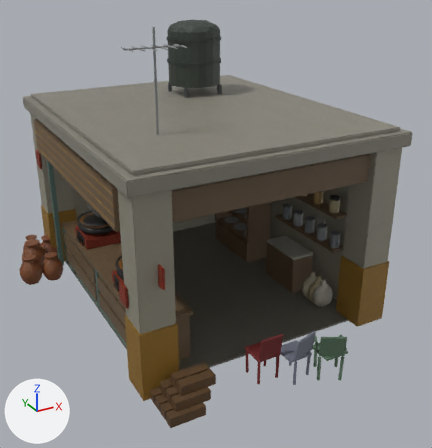
Two versions of the glTF model public/assets/models/halwai_compound.glb, one commit apart.
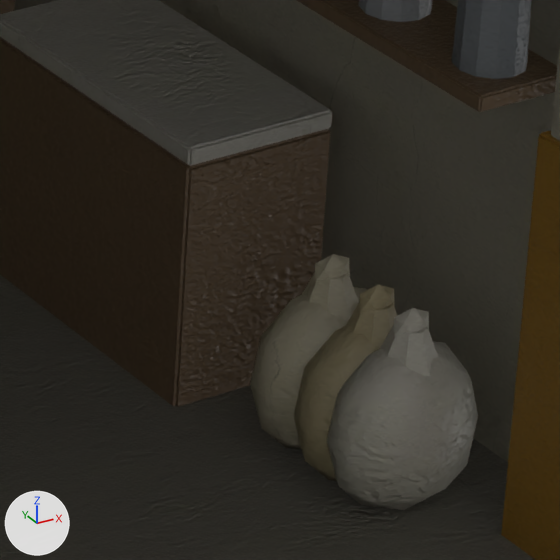
Each version appears first whole from a 50 mm camera at (-5.18, -10.25, 6.42) aimed at (-0.13, -1.06, 1.83), and next in a close-up on the part from 62% to 80% of the width and 53% to 70% of the height. The axes (+X, +Y, +Z) are drawn at lower left. The lights are the same throughout. The first two pictures are the older version. Where no turn or scale is listed for an object, it has been applied to the vertices. Vertices at exactly the same position are counted once.

The first close-up shows 'hb_main', 'hb_props'.
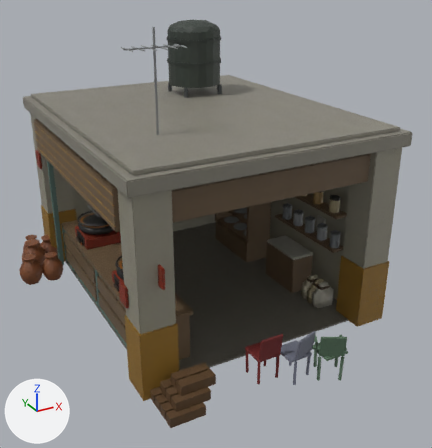
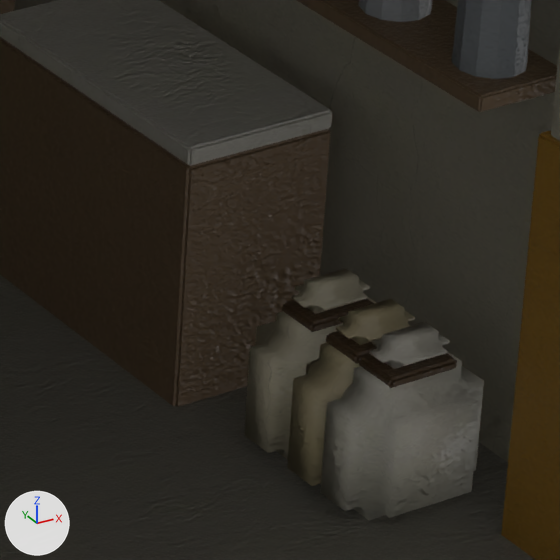
Diff of the bpy script that builds the scene:
```diff
--- a/public/assets/models/halwai_compound.glb.py
+++ b/public/assets/models/halwai_compound.glb.py
@@ me_frame_post @@
 # used by ob_hb_props; location = (-0.461, -0.461, 2.75)
-me_frame_post.from_pydata(...)  # 4488 vertices, 8420 faces; spans x -2.93..2.93, y -3.73..3.73, z -2.75..2.75
+me_frame_post.from_pydata(...)  # 4662 vertices, 8768 faces; spans x -2.93..2.93, y -3.73..3.73, z -2.75..2.75
+# me_frame_post part 1: the loose piece of 32 vertices spanning x 1.96..2.46, y -0.94..0.06, z -2.75..-1.95 is copied, and the copy is scaled about its middle by (0.452, 0.132, 0.0227), then moved by (0.0, -0.85, 0.06); it spans x 2.09..2.33, y -1.36..-1.22, z -2.31..-2.28
+# me_frame_post part 2: the loose piece of 32 vertices spanning x 1.96..2.46, y -0.94..0.06, z -2.75..-1.95 is copied, and the copy is scaled about its middle by (0.452, 0.133, 0.0227), then moved by (0.0, -1.2, 0.06); it spans x 2.09..2.33, y -1.71..-1.57, z -2.31..-2.28
+# me_frame_post part 3: the loose piece of 32 vertices spanning x 1.96..2.46, y -0.94..0.06, z -2.75..-1.95 is copied, and the copy is scaled about its middle by (0.452, 0.133, 0.0227), then moved by (0.0, -1.05, 0.06); it spans x 2.09..2.33, y -1.56..-1.42, z -2.31..-2.28
+# me_frame_post part 4: the loose piece of 42 vertices spanning x 1.99..2.43, y -1.79..-1.49, z -2.71..-2.22 is rebuilt with 48 vertices and now spans x 1.99..2.44, y -1.78..-1.5, z -2.75..-2.3
+# me_frame_post part 5: the loose piece of 42 vertices spanning x 1.99..2.43, y -1.64..-1.33, z -2.71..-2.22 is rebuilt with 48 vertices and now spans x 1.99..2.44, y -1.63..-1.35, z -2.75..-2.3
+# me_frame_post part 6: the loose piece of 42 vertices spanning x 1.99..2.43, y -1.44..-1.14, z -2.71..-2.22 is rebuilt with 48 vertices and now spans x 1.99..2.44, y -1.43..-1.15, z -2.75..-2.3
+# me_frame_post part 7: the loose piece of 16 vertices spanning x 2.12..2.3, y -1.38..-1.2, z -2.29..-2.18 is rebuilt with 48 vertices and now spans x 2.1..2.32, y -1.36..-1.22, z -2.29..-2.2
+# me_frame_post part 8: the loose piece of 16 vertices spanning x 2.12..2.3, y -1.73..-1.55, z -2.29..-2.18 is rebuilt with 48 vertices and now spans x 2.1..2.32, y -1.71..-1.57, z -2.29..-2.2
+# me_frame_post part 9: the loose piece of 16 vertices spanning x 2.12..2.3, y -1.58..-1.4, z -2.29..-2.18 is rebuilt with 48 vertices and now spans x 2.1..2.32, y -1.56..-1.42, z -2.29..-2.2
+# me_frame_post part 10: the loose piece of 12 vertices spanning x 2.15..2.27, y -1.52..-1.46, z -2.22..-2.12 is deleted
+# me_frame_post part 11: the loose piece of 12 vertices spanning x 2.15..2.27, y -1.32..-1.26, z -2.22..-2.12 is deleted
+# me_frame_post part 12: the loose piece of 12 vertices spanning x 2.15..2.27, y -1.67..-1.61, z -2.22..-2.12 is deleted
 me_frame_post.materials.append(mat_hb_props)
```

Location of each change, [x1, y1, x2, y2] in pixels of the close-ups (560 x 560 px):
'hb_props', reshaped: before [0, 0, 557, 510]; after [0, 0, 557, 520]
part 1 of me_frame_post, added: after [282, 299, 374, 332]
part 2 of me_frame_post, added: after [359, 353, 457, 388]
part 3 of me_frame_post, added: after [326, 331, 377, 364]
part 4 of me_frame_post, rebuilt: before [327, 341, 478, 510]; after [320, 351, 484, 520]
part 5 of me_frame_post, rebuilt: before [294, 325, 380, 481]; after [287, 343, 360, 486]
part 6 of me_frame_post, rebuilt (13% wider): before [250, 287, 367, 450]; after [244, 296, 376, 460]
part 7 of me_frame_post, rebuilt: before [302, 272, 359, 321]; after [291, 268, 370, 314]
part 8 of me_frame_post, rebuilt: before [380, 325, 438, 376]; after [369, 322, 449, 369]
part 9 of me_frame_post, rebuilt: before [346, 302, 398, 347]; after [336, 299, 415, 345]
part 10 of me_frame_post, deleted (brown): before [360, 284, 394, 313]
part 11 of me_frame_post, deleted (brown): before [315, 254, 350, 282]
part 12 of me_frame_post, deleted: before [394, 308, 429, 336]
